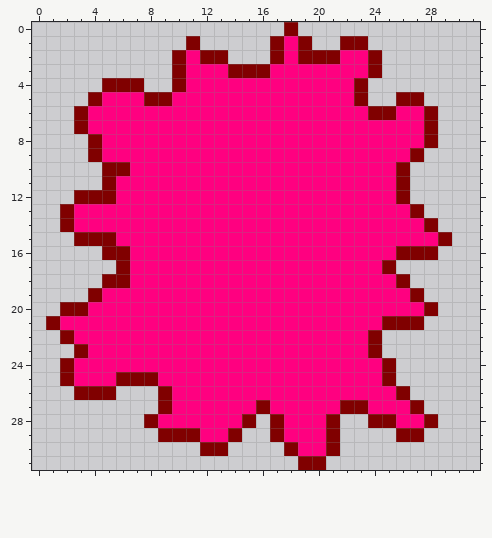
Two states of a pixel-art file, assets/img/worm_death_2.aseprite. Above, as it was before the edit.
32x32 pixels, 1 frame.
And afterwards:
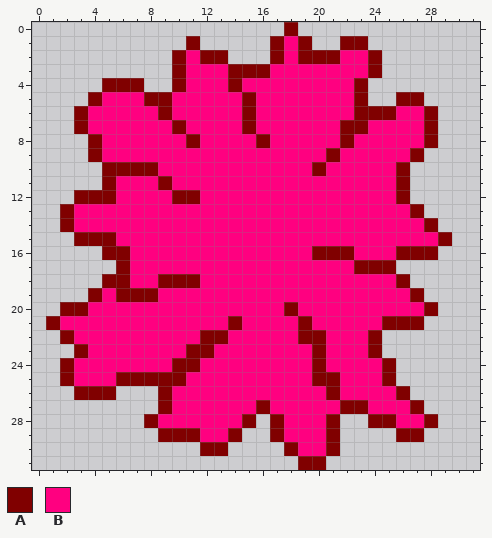
Palette (. is transparent): A #800000  B #ff0080
The edit:
Changed rows in their new state; - is an unchanged pixel.
first column x 7:
 4 -------A---------
 5 --------A--------
 6 --A-----A-------A
 7 ---A----A------AA
 8 ----A----A-----A-
 9 --------------A--
10 AA-----------A---
11 --A--------------
12 ---AA------------
first column x 6:
16 --------------AAA--
17 -----------------AA
18 ---AAA-------------
19 AAA----------------
20 ------------A------
21 --------A----A-----
22 ------AA-----AA----
23 -----AA-------A----
24 ----AA--------A----
25 ---AA---------AA---
26 ---------------A---
